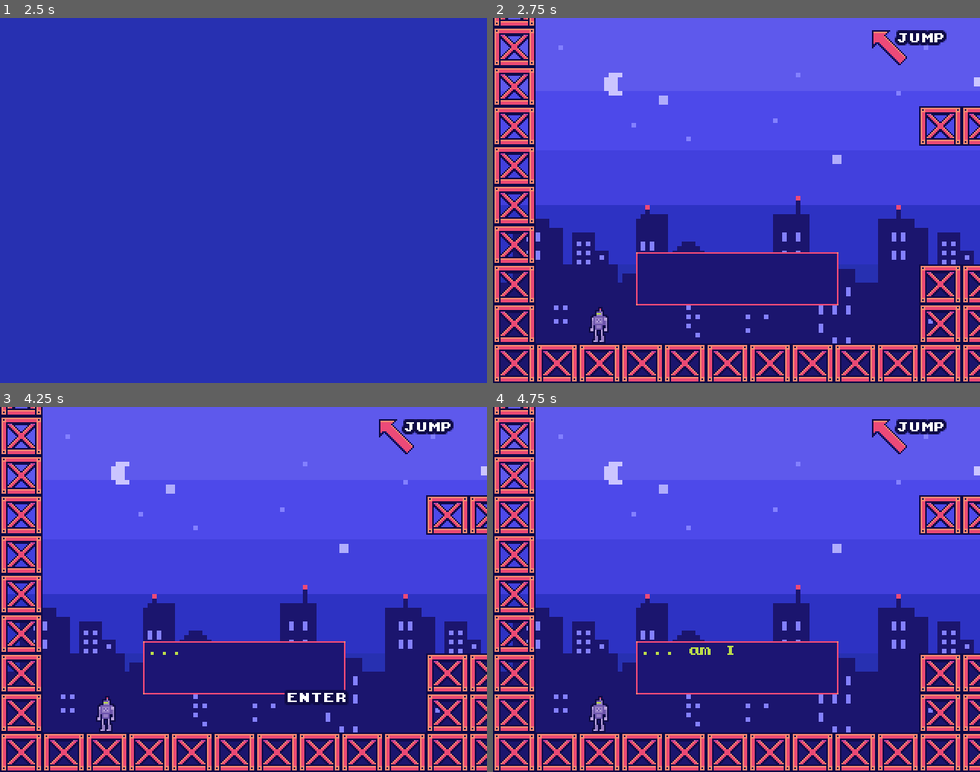
Above: before the commit, frames 1-4 (two rows, left to right).
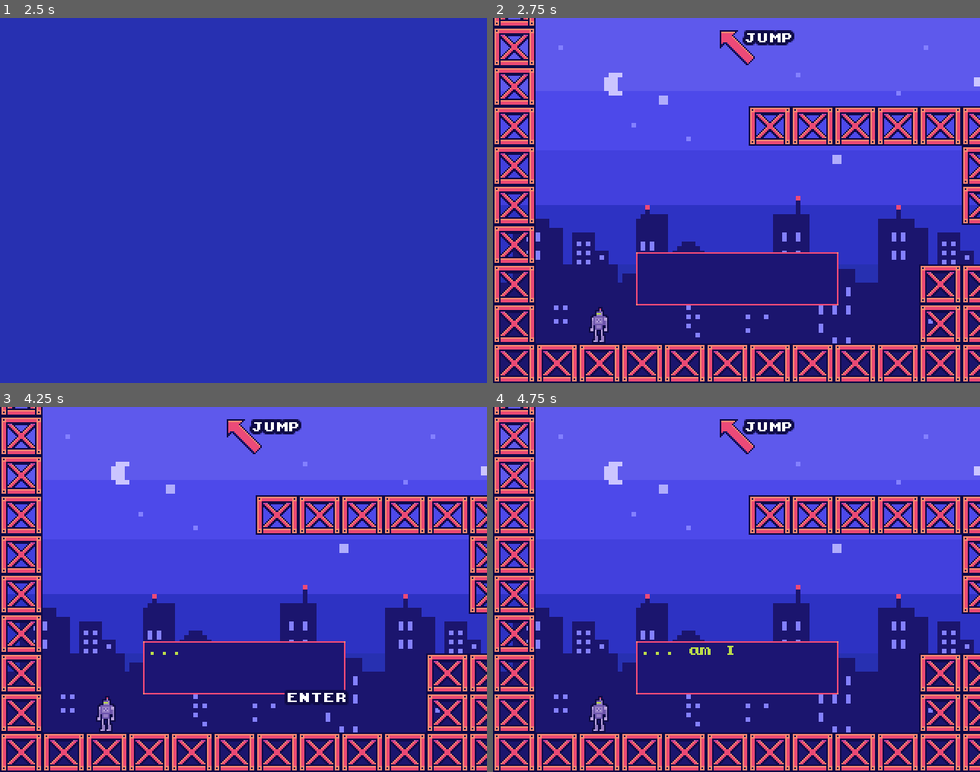
Above: after the commit, the same moments.

Repository: nikolawhallon/RobotDreams
Game: Godot game, scene res://Scenes/Game.tscn
Same seed, same stepped clock (60 frames per second), same inputs: the game is played once before the commit and once after it.
Inputs:
- Up to frame 1 (2.5 s): tap Enter (next) at 0.5, 2.1 s; hold D 0.53-2.03 s; tap Ctrl (bomb) at 0.6, 1.35, 2.3 s; tap Space (jump) at 0.77, 1.52 s; hold A from 2.03 s (still down)
- Up to frame 2 (2.75 s): keep holding A
- Up to frame 3 (4.25 s): release A at 2.78 s; hold D from 2.78 s (still down); tap Ctrl (bomb) at 2.85, 3.6 s; tap Space (jump) at 3.02, 3.5, 3.77 s
- Up to frame 4 (4.75 s): release D at 4.28 s; hold A from 4.28 s (still down); tap Enter (next) at 4.35 s; tap Space (jump) at 4.52 s; tap Ctrl (bomb) at 4.55 s

Frame 1 is identical in both runs. In frame 2, 5.4% of the frame differs, in the area x 46-100%, y 3-57%; in frame 3, 5.4%; in frame 4, 5.4%.

Commit message:
added a bomb hint with controls

Diff:
--- a/Scenes/Level1.tscn
+++ b/Scenes/Level1.tscn
@@ -36,7 +36,7 @@
 shape = SubResource( 1 )
 
 [node name="Hint2" type="Node2D" parent="."]
-position = Vector2( 260, 40 )
+position = Vector2( 160, 40 )
 
 [node name="Sprite" type="Sprite" parent="Hint2"]
 rotation = 3.14159
@@ -55,7 +55,7 @@
 tile_set = ExtResource( 1 )
 cell_size = Vector2( 28, 26 )
 format = 1
-tile_data = PoolIntArray( 0, 0, 0, 16, 0, 0, 65536, 0, 0, 65552, 0, 0, 131072, 0, 0, 131088, 0, 0, 196608, 0, 0, 196618, 0, 0, 196619, 0, 0, 196620, 0, 0, 196624, 0, 0, 262144, 0, 0, 262156, 0, 0, 262160, 0, 0, 327680, 0, 0, 327692, 0, 0, 327693, 0, 0, 3276 …(514 unchanged characters)…
+tile_data = PoolIntArray( 0, 0, 0, 16, 0, 0, 65536, 0, 0, 65552, 0, 0, 131072, 0, 0, 131088, 0, 0, 196608, 0, 0, 196614, 0, 0, 196615, 0, 0, 196616, 0, 0, 196617, 0, 0, 196618, 0, 0, 196619, 0, 0, 196624, 0, 0, 262144, 0, 0, 262155, 0, 0, 262160, 0, 0, 327680, 0, 0, 327691, 0, 0, 327692, 0, 0, 327693, 0, 0, 3276 …(514 unchanged characters)…
 
 [node name="Player" parent="." instance=ExtResource( 2 )]
 position = Vector2( 70, 222 )
--- a/Scenes/Level2.tscn
+++ b/Scenes/Level2.tscn
@@ -7,12 +7,53 @@
 [ext_resource path="res://Scenes/InfiniteBombs.tscn" type="PackedScene" id=5]
 [ext_resource path="res://Scenes/Level2.gd" type="Script" id=6]
 [ext_resource path="res://Assets/payphone.png" type="Texture" id=7]
+[ext_resource path="res://Assets/bomb_lit.png" type="Texture" id=8]
+[ext_resource path="res://Resources/context_sensitive_text.tres" type="Theme" id=9]
+[ext_resource path="res://Assets/arrow_right.png" type="Texture" id=10]
+[ext_resource path="res://Scenes/HintArea.gd" type="Script" id=11]
+
+[sub_resource type="RectangleShape2D" id=2]
+extents = Vector2( 30, 20 )
 
 [sub_resource type="RectangleShape2D" id=1]
 extents = Vector2( 40, 20 )
 
 [node name="Level2" type="Node2D" groups=["Level"]]
 script = ExtResource( 6 )
+
+[node name="BombHint" type="Area2D" parent="."]
+visible = false
+position = Vector2( 145, 135 )
+script = ExtResource( 11 )
+
+[node name="Sprite" type="Sprite" parent="BombHint"]
+texture = ExtResource( 10 )
+
+[node name="BombLit1" type="Sprite" parent="BombHint"]
+modulate = Color( 1, 1, 1, 0.376471 )
+position = Vector2( -17, -6 )
+texture = ExtResource( 8 )
+
+[node name="BombLit2" type="Sprite" parent="BombHint"]
+modulate = Color( 1, 1, 1, 0.501961 )
+position = Vector2( -7, -14 )
+texture = ExtResource( 8 )
+
+[node name="BombLit3" type="Sprite" parent="BombHint"]
+modulate = Color( 1, 1, 1, 0.768627 )
+position = Vector2( 13, -17 )
+texture = ExtResource( 8 )
+
+[node name="Label" type="Label" parent="BombHint"]
+margin_left = -26.0
+margin_top = 5.0
+margin_right = 6.0
+margin_bottom = 13.0
+theme = ExtResource( 9 )
+text = "CTRL"
+
+[node name="CollisionShape2D" type="CollisionShape2D" parent="BombHint"]
+shape = SubResource( 2 )
 
 [node name="Payphone" type="Area2D" parent="."]
 position = Vector2( 347, 65 )
@@ -22,6 +63,9 @@
 
 [node name="CollisionShape2D" type="CollisionShape2D" parent="Payphone"]
 shape = SubResource( 1 )
+
+[node name="InfiniteBombs" parent="." instance=ExtResource( 5 )]
+position = Vector2( 98, 171 )
 
 [node name="CityScape" parent="." instance=ExtResource( 4 )]
 
@@ -61,8 +105,7 @@
 camera_limit_left = 0
 camera_limit_right = 504
 
-[node name="InfiniteBombs" parent="." instance=ExtResource( 5 )]
-position = Vector2( 98, 171 )
-
+[connection signal="body_entered" from="BombHint" to="BombHint" method="_on_Hint_body_entered"]
+[connection signal="body_exited" from="BombHint" to="BombHint" method="_on_Hint_body_exited"]
 [connection signal="body_entered" from="Payphone" to="." method="_on_Payphone_body_entered"]
 [connection signal="body_exited" from="Payphone" to="." method="_on_Payphone_body_exited"]
Binary file added: Assets/arrow_right.png
Not shown, added: Assets/arrow_right.png.import
Not shown: 1 places in Scenes/Level2.tscn that only renumber resources
